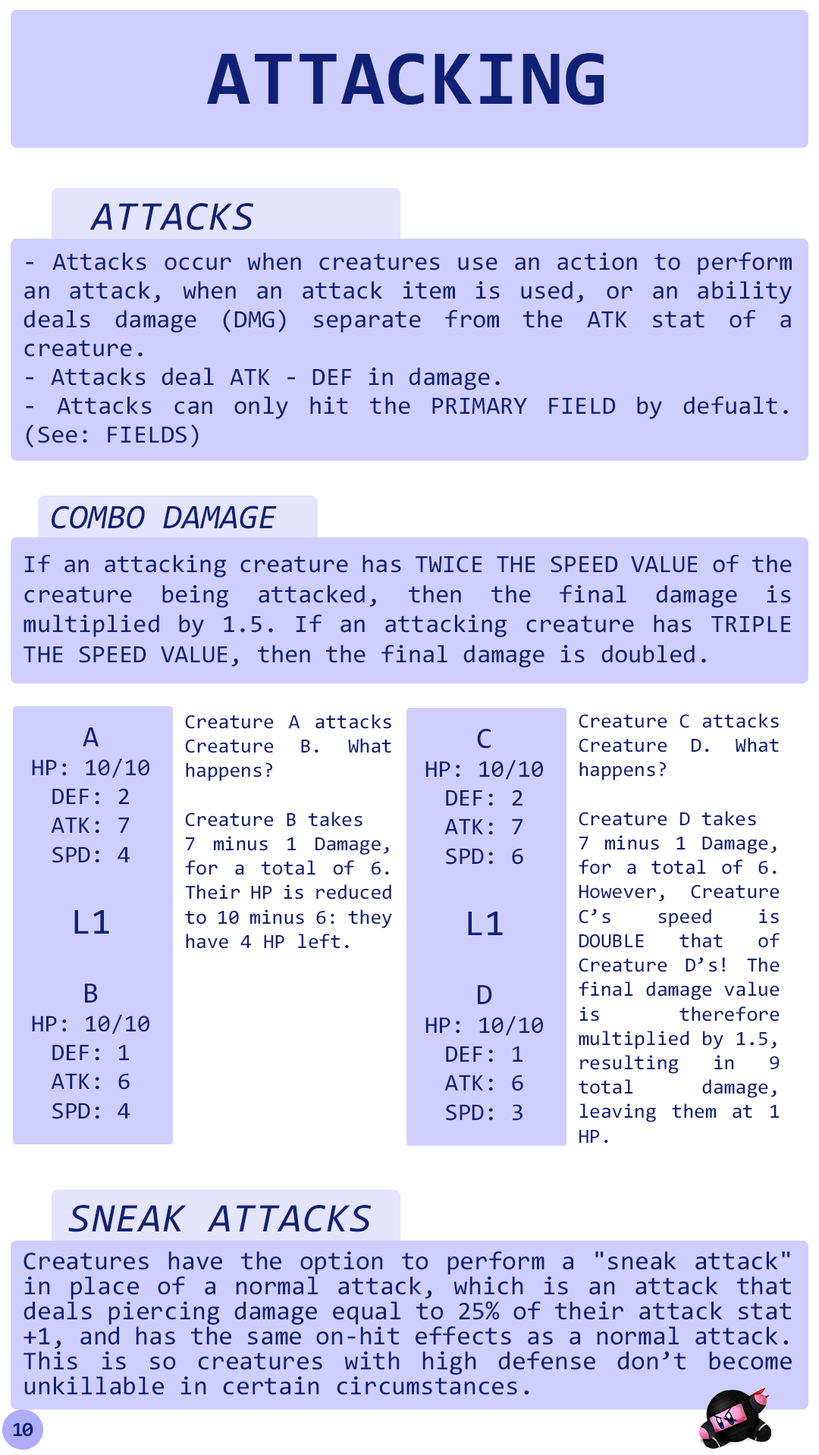
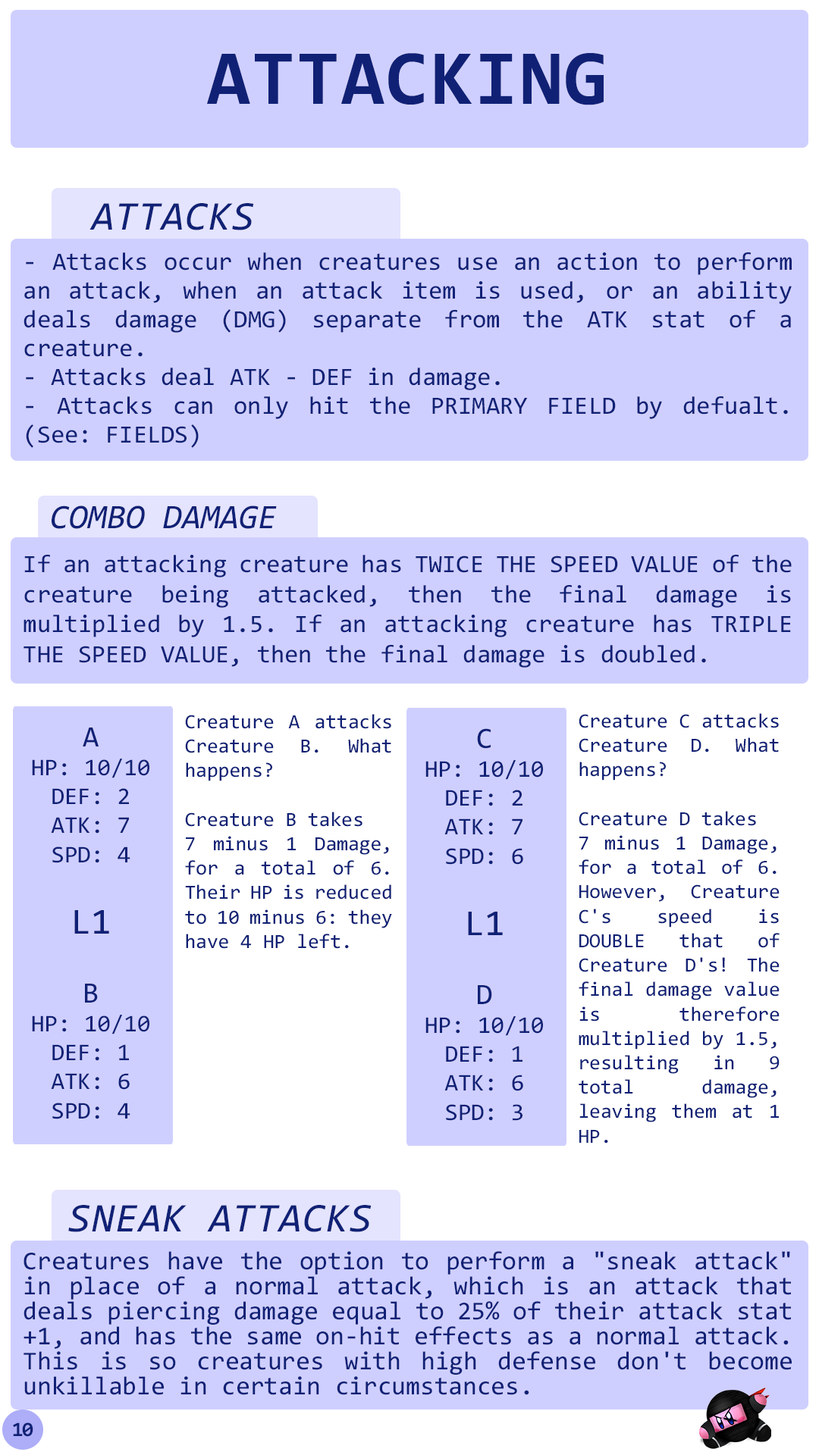
Layered file, before and after one edit (819×1455). Changes by layer:
painted on "Creature C attacks Creature D. What happens? Creature D takes" over bbox(591, 908, 703, 965)
painted on "Phase 1" (2nd of 2, in "Sneak attacks") over bbox(662, 1351, 669, 1361)
